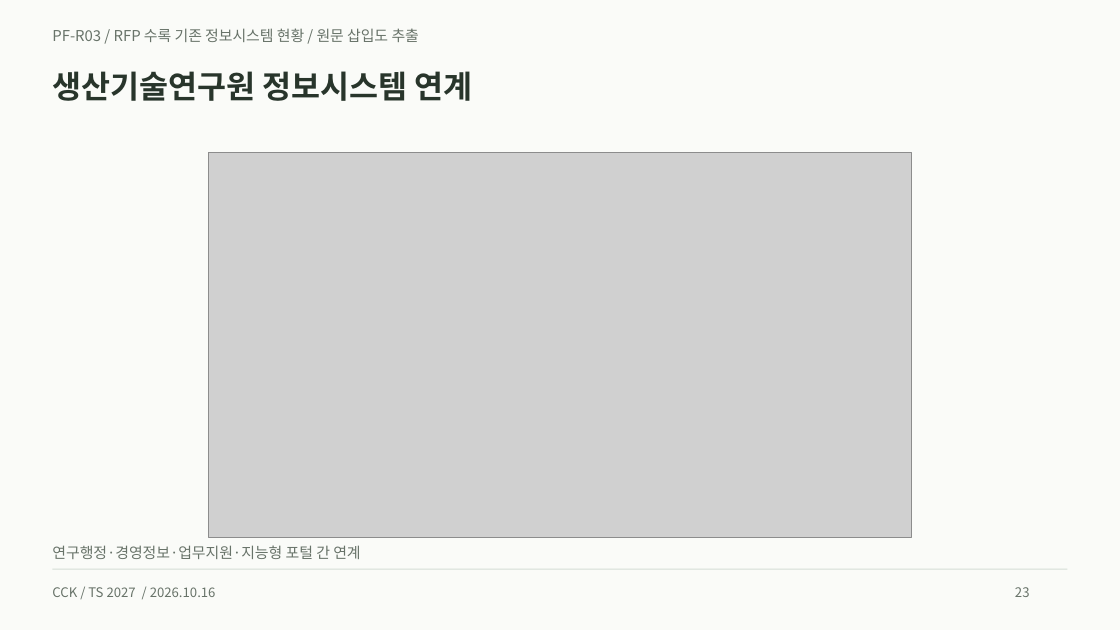
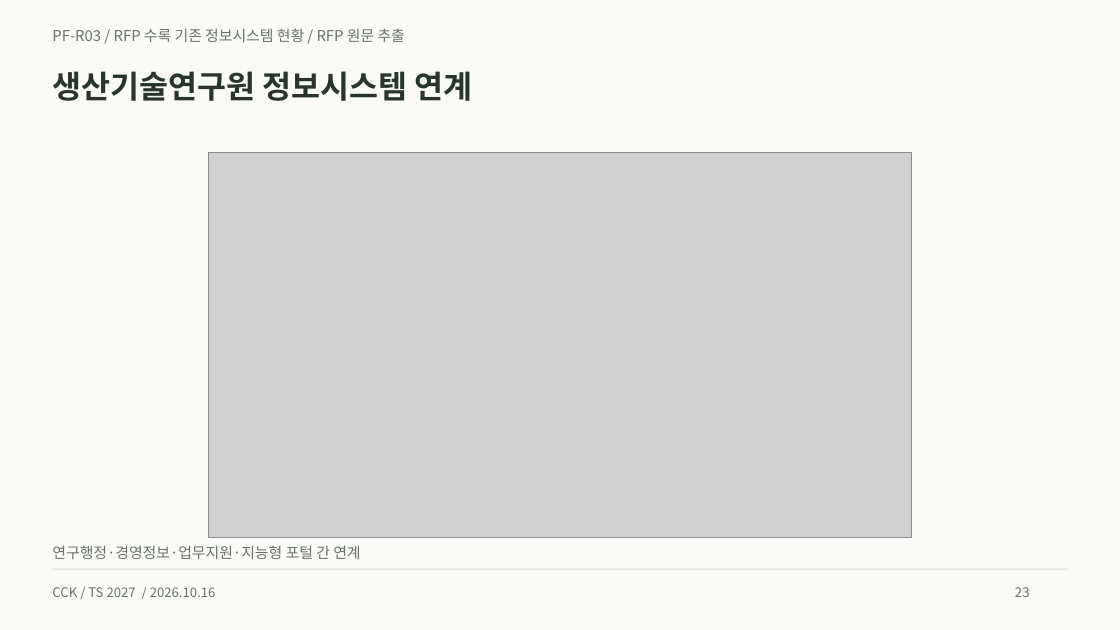
Before and after one commit to heen1987-ops/TS-business-Plan-001, a slide deck: slide 23 of public/downloads/ts-platform-casebook.pptx. Drawn at 1120x630 pixels with LibreOffice and Linux fonts; fonts in the diff are those of the drawing; grey boxes stand for pictures. Boxes give left, top, right and bottom in pixels: in the first picture for what was removed or moved away, otherwise in the second. Text is boxed around its words. In the diff, an @@ line names an element or a change of style, - is before the commit and + after.

```diff
--- a/public/downloads/ts-platform-casebook.pptx
+++ b/public/downloads/ts-platform-casebook.pptx
@@ text at <box>52,28,405,42</box>: text changed @@
-PF-R03 / RFP 수록 기존 정보시스템 현황 / 원문 삽입도 추출
+PF-R03 / RFP 수록 기존 정보시스템 현황 / RFP 원문 추출
```
Also in this commit, not shown: 136 other slides changed, 9 slides added, 39 other files.
